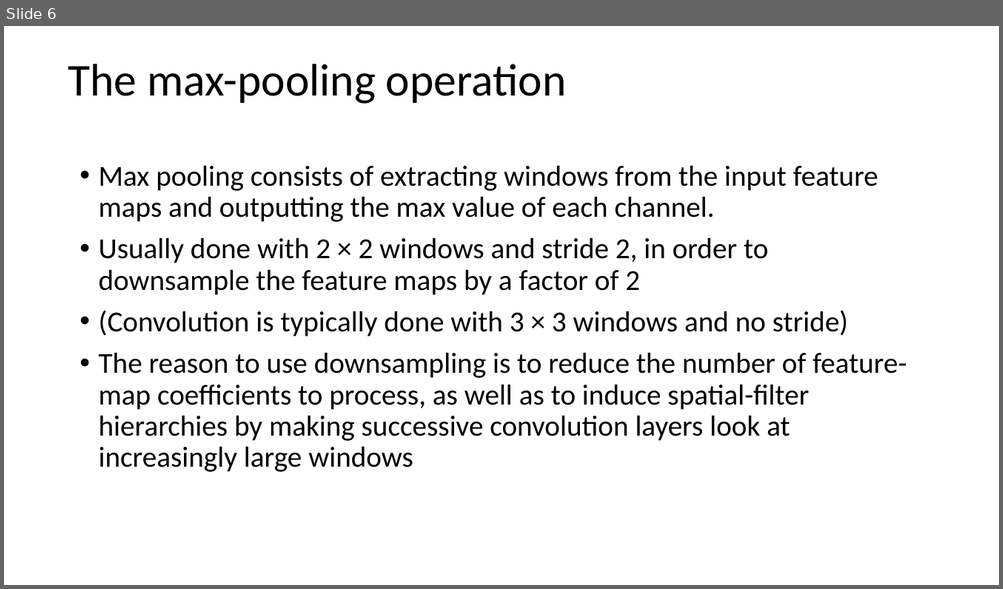
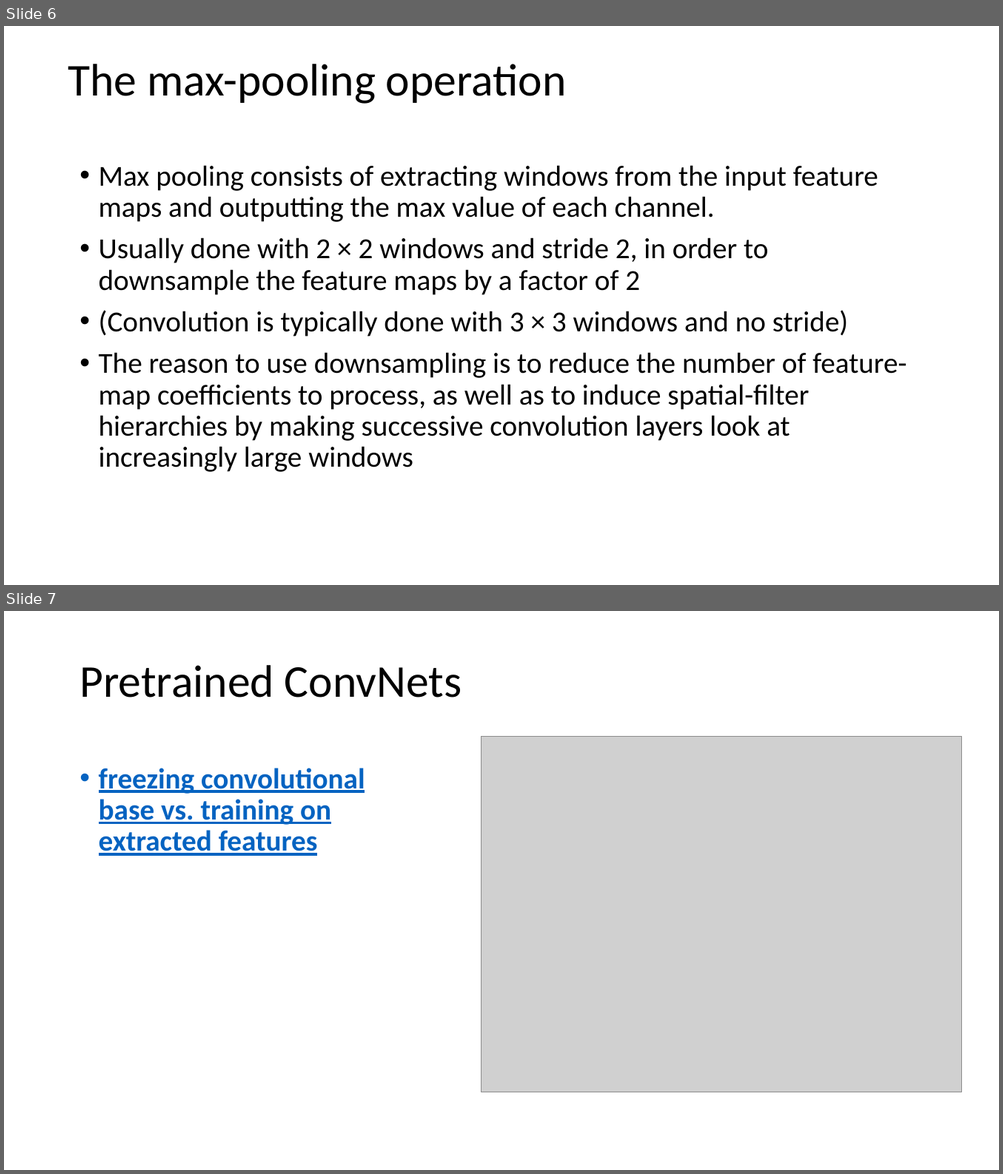
Before and after one commit to lamanmva/AnalyticsLab2019, a slide deck: slides/ConvNets.pptx. Shown one above the other, each under a label of ours: slide 6 before the commit, slides 6 and 7 after it. The pictures are 1003x589 and 1003x1174 pixels, drawn with LibreOffice and Linux fonts; fonts in the diff are those of the drawing; grey boxes stand for pictures. Boxes give left, top, right and bottom in pixels: in the first picture for what was removed or moved away, otherwise in the second. Text is boxed around its words. In the diff, an @@ line names an element or a change of style, - is before the commit and + after.

```diff
--- a/slides/ConvNets.pptx
+++ b/slides/ConvNets.pptx
@@ slide 7 added at (4, 611, 999, 1170), background #FFFFFF @@
@@ title added at (79, 665, 461, 698), 44 pt, text #000000 @@
+Pretrained ConvNets
@@ picture added at (481, 736, 962, 1092) @@
@@ text added at (99, 768, 364, 856), 28 pt, text #0563C1, bold, underline @@
+• freezing convolutional base vs. training on extracted features
```
Also in this commit, not shown: 1 other file.
